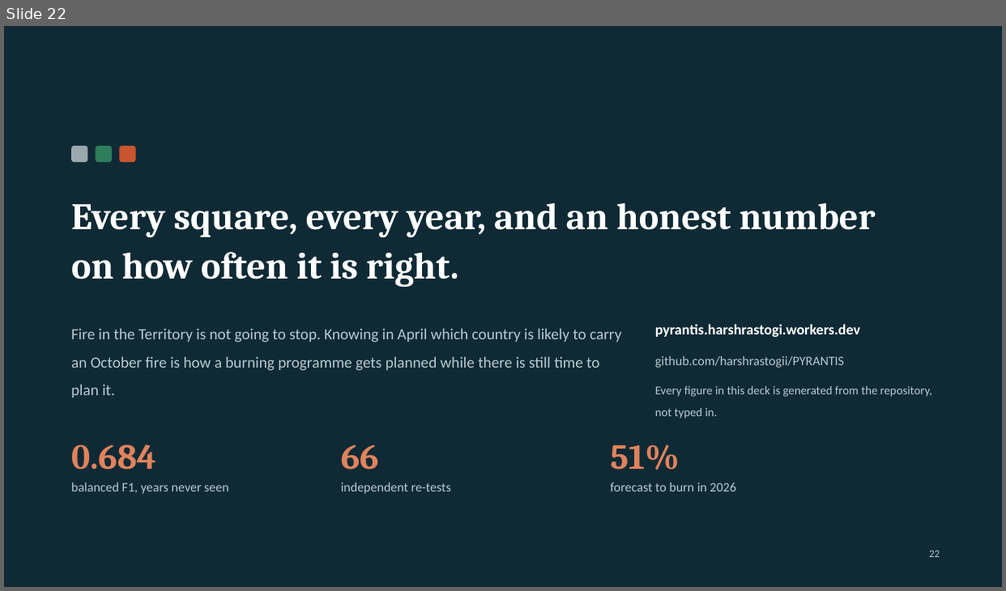
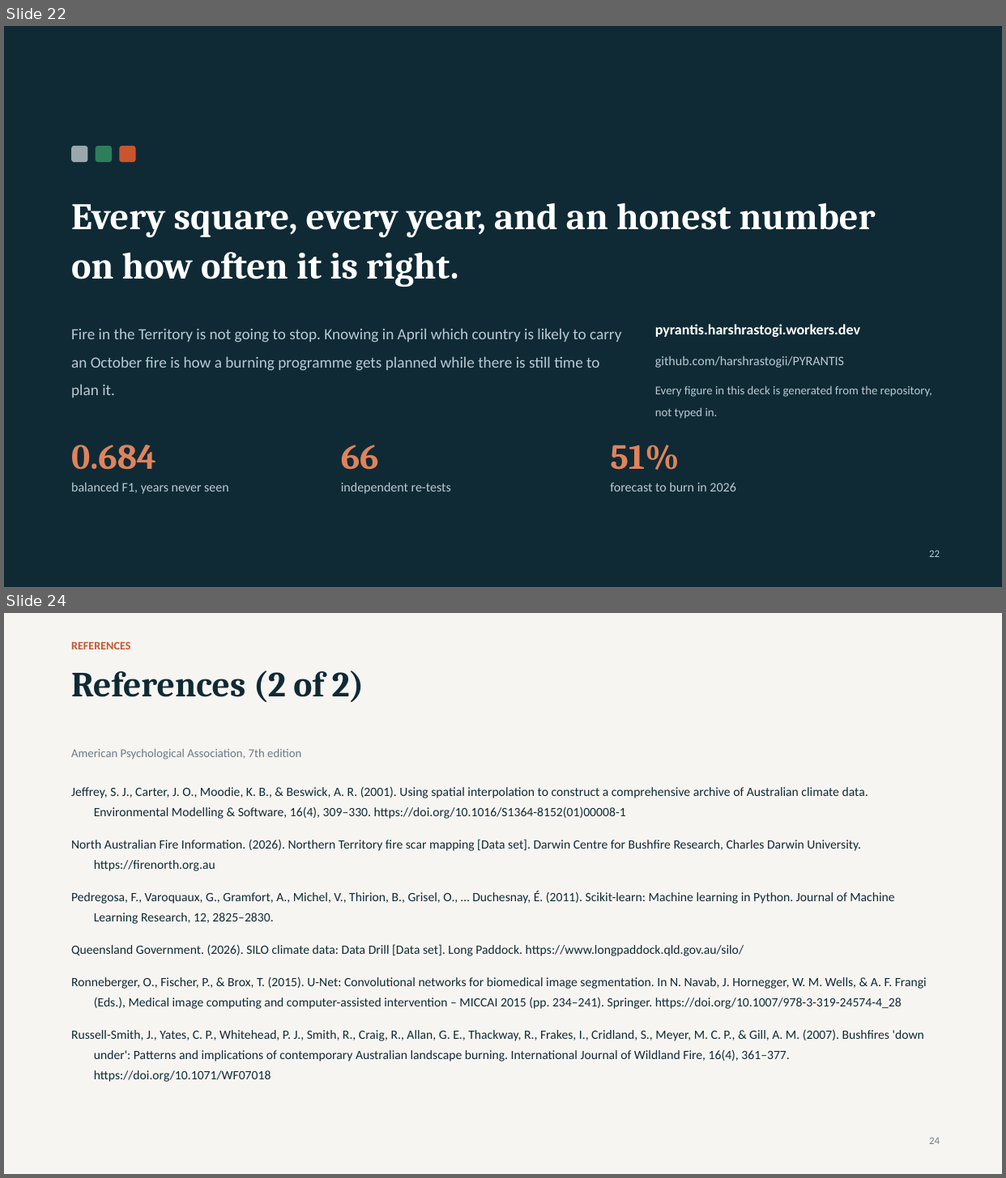
Before and after one commit to harshrastogii/PYRANTIS, a slide deck: reports/PYRANTIS_presentation.pptx. Shown one above the other, each under a label of ours: slide 22 before the commit, slides 22 and 24 after it; the slides between them are not shown. The pictures are 1006x591 and 1006x1178 pixels, drawn with LibreOffice and Linux fonts; fonts in the diff are those of the drawing. Boxes give left, top, right and bottom in pixels: in the first picture for what was removed or moved away, otherwise in the second. Text is boxed around its words. In the diff, an @@ line names an element or a change of style, - is before the commit and + after.

Commit message:
put the university cover page and an APA 7 reference list in the deck
The cover carries every field the submission needs, including a line for the
unlisted recording link. References sit at the end where a marker expects them,
with hanging indents set through the paragraph XML that python-pptx does not
expose.

```diff
--- a/reports/PYRANTIS_presentation.pptx
+++ b/reports/PYRANTIS_presentation.pptx
@@ slide 24 added at [4, 613, 1002, 1174], background #F7F5F2 @@
@@ text added at [71, 641, 130, 649], 11 pt, text #C8552F, bold @@
+REFERENCES
@@ text added at [71, 671, 364, 702], 34 pt, text #0F2A35, bold @@
+References (2 of 2)
@@ text added at [71, 749, 301, 760], 11.5 pt, text #6B7C85 @@
+American Psychological Association, 7th edition
@@ text added at [71, 786, 927, 1082], 12.2 pt, text #0F2A35 @@
+Jeffrey, S. J., Carter, J. O., Moodie, K. B., & Beswick, A. R. (2001). Using spatial interpolation to construct a comprehensive archive of Australian climate data. Environmental Modelling & Software, 16(4), 309–330. https://doi.org/10.1016/S1364-8152(01)00008-1
+North Australian Fire Information. (2026). Northern Territory fire scar mapping [Data set]. Darwin Centre for Bushfire Research, Charles Darwin University. https://firenorth.org.au
+Pedregosa, F., Varoquaux, G., Gramfort, A., Michel, V., Thirion, B., Grisel, O., … Duchesnay, É. (2011). Scikit-learn: Machine learning in Python. Journal of Machine Learning Research, 12, 2825–2830.
+Queensland Government. (2026). SILO climate data: Data Drill [Data set]. Long Paddock. https://www.longpaddock.qld.gov.au/silo/
+Ronneberger, O., Fischer, P., & Brox, T. (2015). U-Net: Convolutional networks for biomedical image segmentation. In N. Navab, J. Hornegger, W. M. Wells, & A. F. Frangi (Eds.), Medical image computing and computer-assisted intervention – MICCAI 2015 (pp. 234–241). Springer. https://doi.org/10.1007/978-3-319-24574-4_28
+Russell-Smith, J., Yates, C. P., Whitehead, P. J., Smith, R., Craig, R., Allan, G. E., Thackway, R., Frakes, I., Cridland, S., Meyer, M. C. P., & Gill, A. M. (2007). Bushfires 'down under': Patterns and implications of contemporary Australian landscape burning. International Journal of Wildland Fire, 16(4), 361–377. https://doi.org/10.1071/WF07018
@@ text added at [929, 1138, 940, 1144], 10 pt, text #6B7C85 @@
+24
```
Also in this commit, not shown: 1 slide changed, 1 other slide added, 6 other files.
